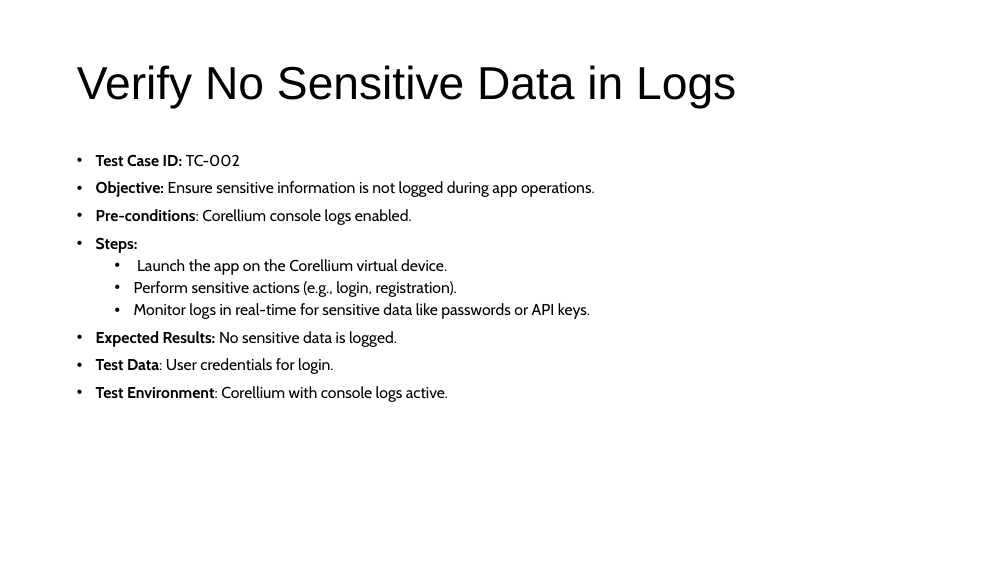
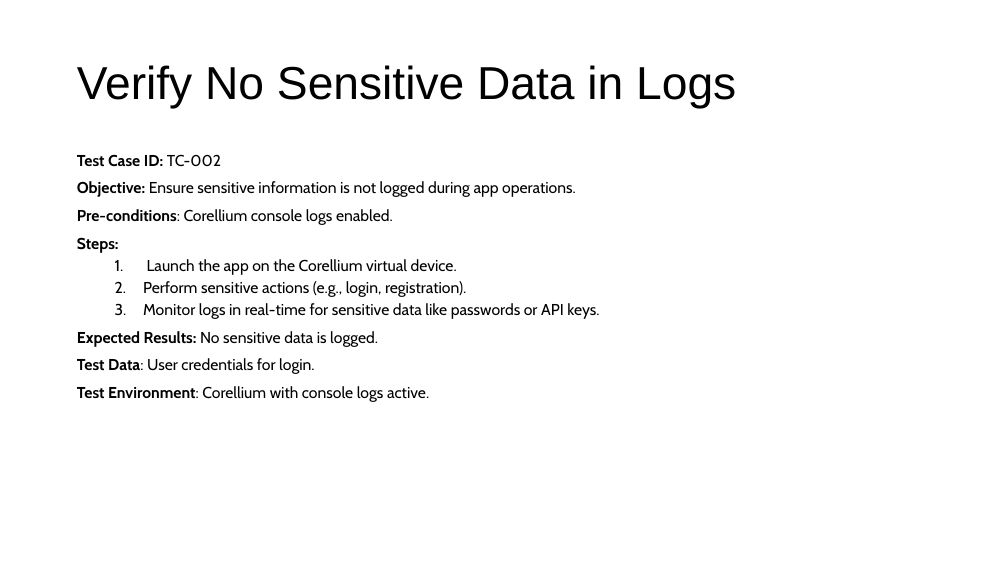
Before and after one commit to gsachin/Security-InSecureStorageApp, a slide deck: slide 3 of Mobile Security Test cases.pptx. Drawn at 1008x567 pixels with LibreOffice and Linux fonts; fonts in the diff are those of the drawing. Boxes give left, top, right and bottom in pixels: in the first picture for what was removed or moved away, otherwise in the second. Text is boxed around its words. In the diff, an @@ line names an element or a change of style, - is before the commit and + after.

```diff
--- a/Mobile Security Test cases.pptx
+++ b/Mobile Security Test cases.pptx
@@ text "Test Case ID: TC-002" at (77, 154, 599, 402): bullet • to none; bullet • to 1. @@
```
Also in this commit, not shown: 2 other slides changed, 4 slides added.
